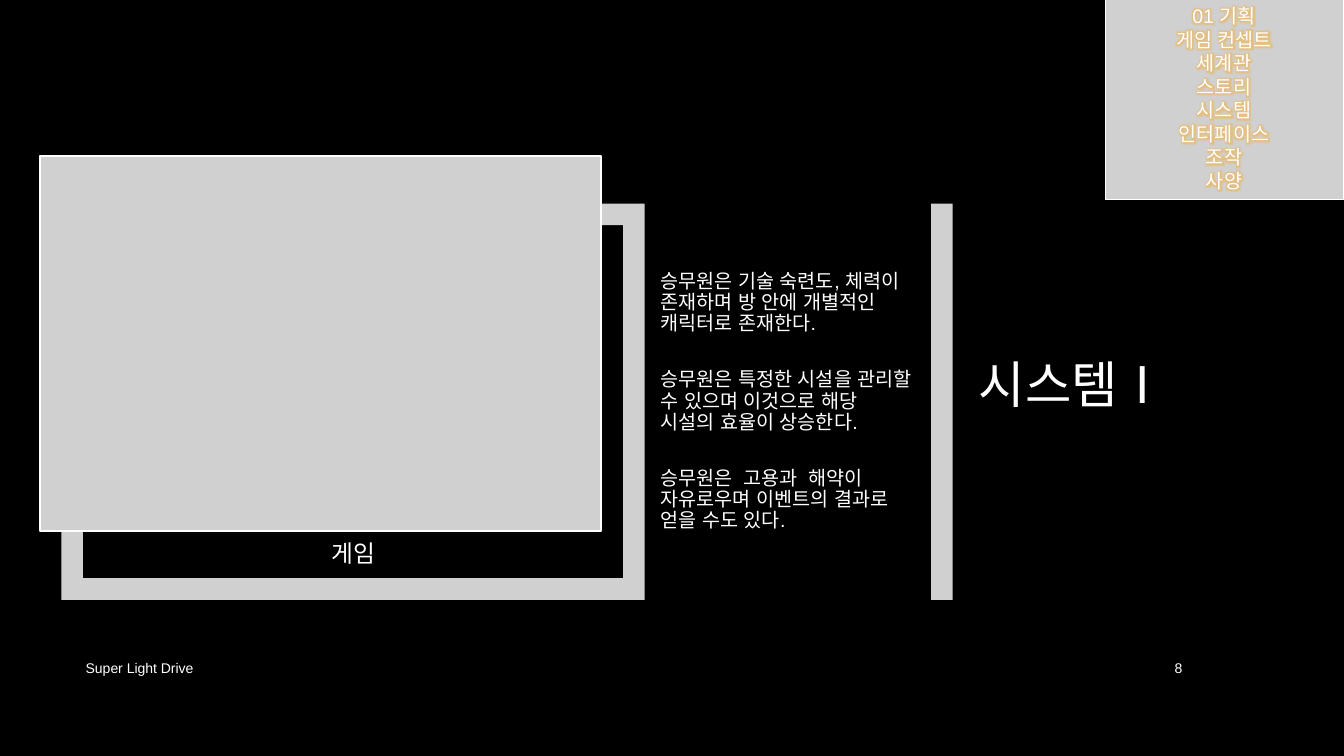
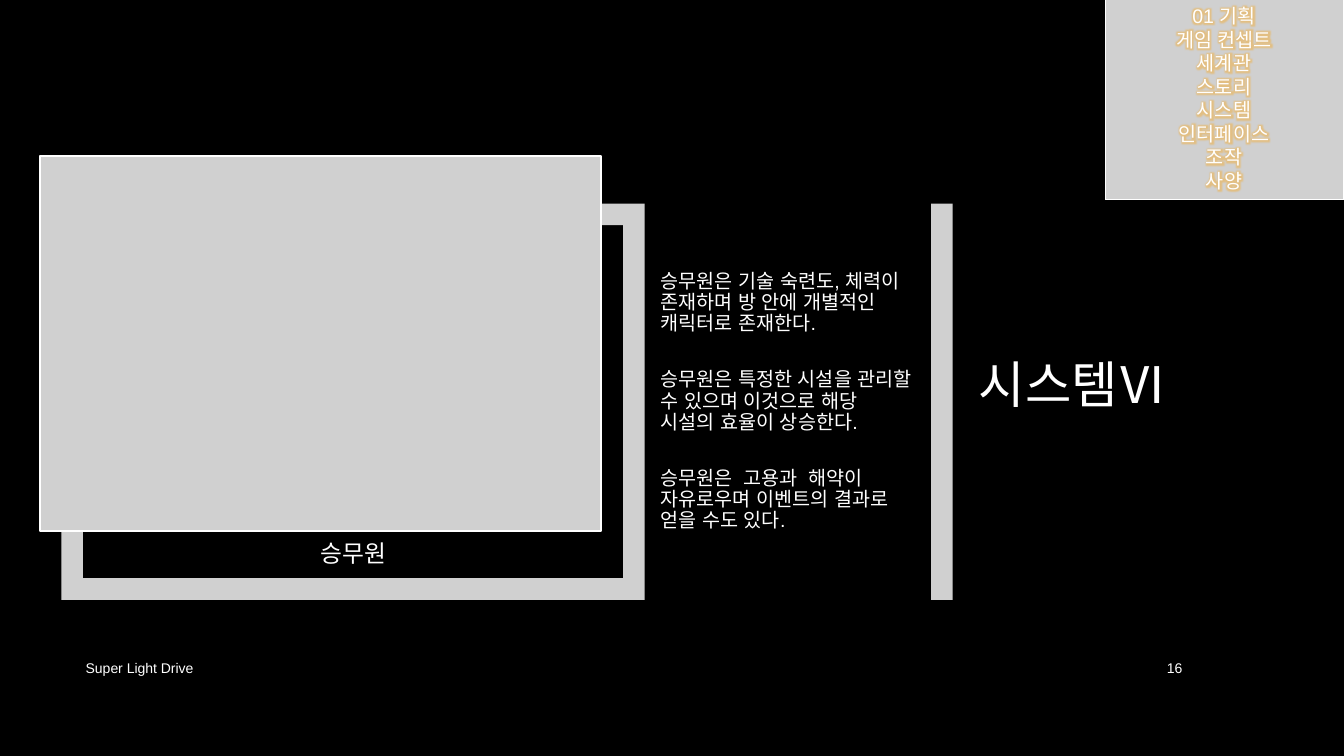
Before and after one commit to iconstudio/2017-Platformer, a slide deck: slide 16 of slides/SuperLightDrive_20171228.pptx (slide 8 before the commit). Drawn at 1344x756 pixels with LibreOffice and Linux fonts; fonts in the diff are those of the drawing; grey boxes stand for pictures; background and template pictures are left out. Boxes give left, top, right and bottom in pixels: in the first picture for what was removed or moved away, otherwise in the second. Text is boxed around its words. In the diff, an @@ line names an element or a change of style, - is before the commit and + after.

```diff
--- a/slides/SuperLightDrive_20171228.pptx
+++ b/slides/SuperLightDrive_20171228.pptx
@@ title at [979, 361, 1168, 407]: text changed @@
-시스템Ⅰ
+시스템Ⅵ
@@ text at [320, 542, 386, 564]: text changed @@
-게임
+승무원
@@ page number at [1167, 663, 1183, 673]: text changed @@
-8
+16
```
Also in this commit, not shown: 12 other slides changed, 3 slides added, 7 other files.
